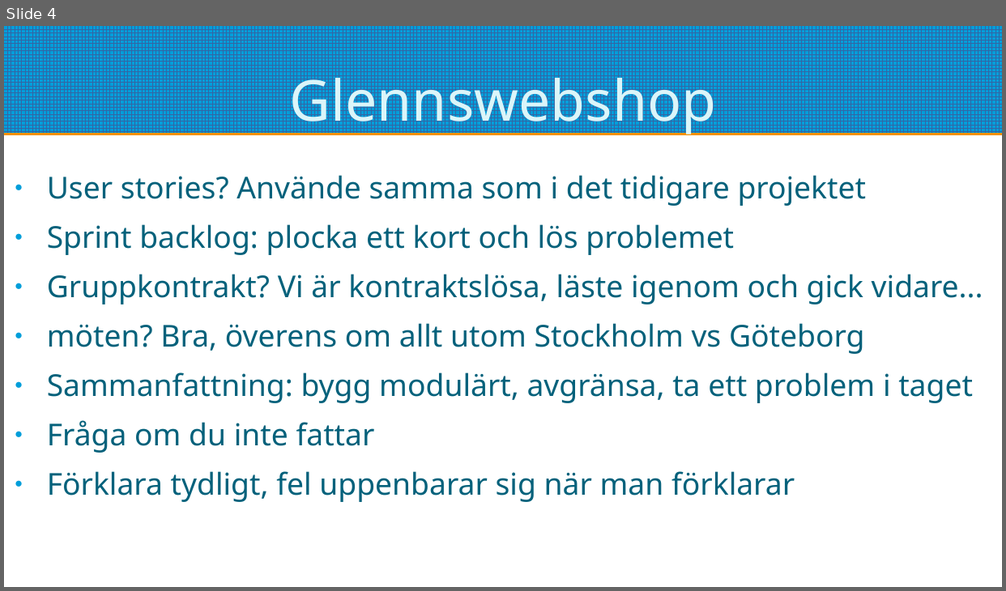
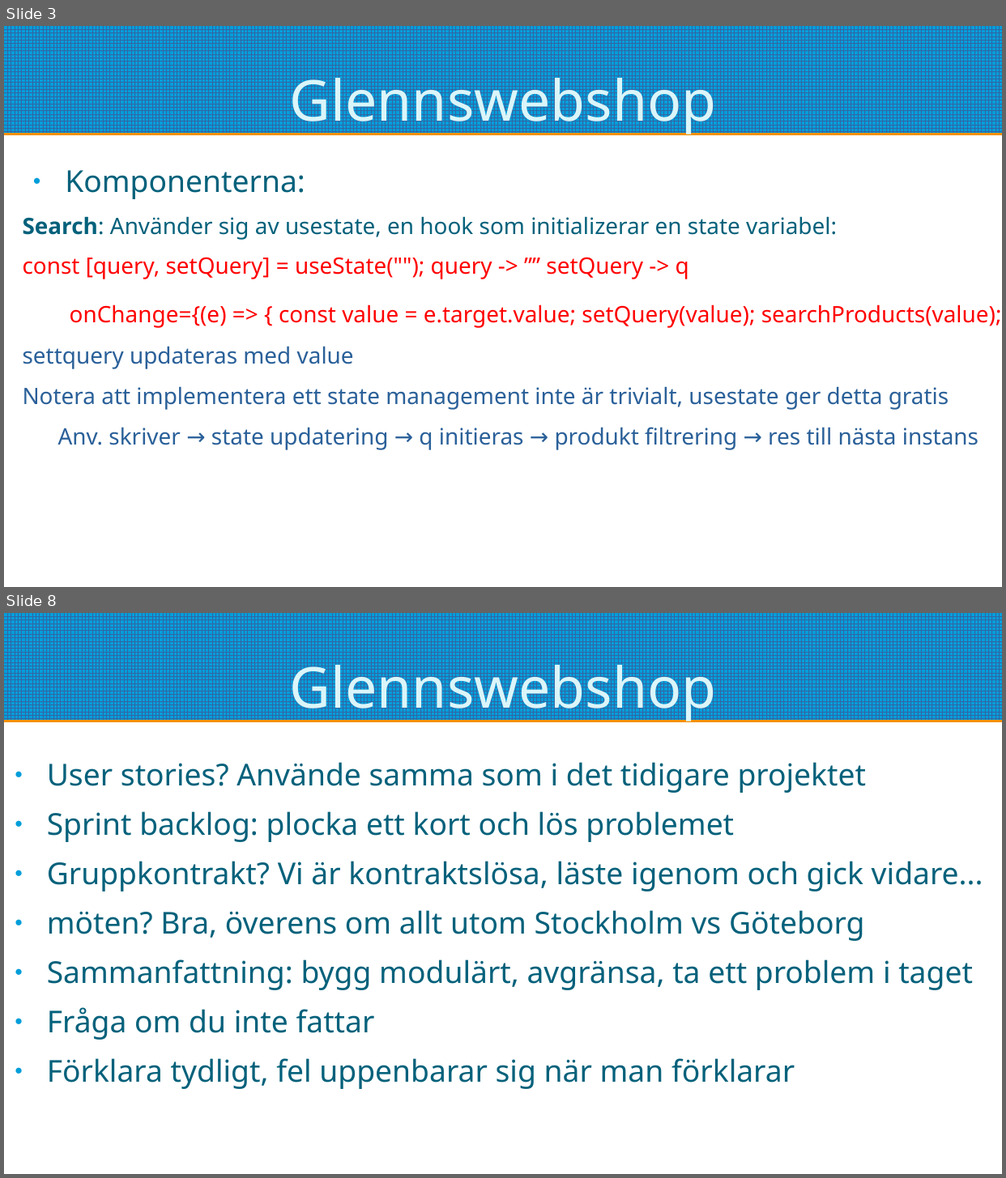
Before and after one commit to pontusOlssonGit/glenns-webshop, a slide deck: redovisning.odp. Shown one above the other, each under a label of ours: slide 4 before the commit, slides 3 and 8 after it; the slides between them are not shown. The pictures are 1006x591 and 1006x1178 pixels, drawn with LibreOffice and Linux fonts; fonts in the diff are those of the drawing. Boxes give left, top, right and bottom in pixels: in the first picture for what was removed or moved away, otherwise in the second. Text is boxed around its words. In the diff, an @@ line names an element or a change of style, - is before the commit and + after.

```diff
--- a/redovisning.odp
+++ b/redovisning.odp
@@ slide 3 added at bbox=[4, 26, 1002, 587], background #FFFFFF; not listed: 1 template element that a slide beside it also shows @@
@@ title added at bbox=[289, 68, 716, 135], 45 pt, text #DBF5F9 @@
+Glennswebshop
@@ text added at bbox=[23, 170, 1002, 450], 18 pt, text #2A6099 @@
+● Komponenterna:
+Search: Använder sig av usestate, en hook som initializerar en state variabel:
+const [query, setQuery] = useState(""); query -> ”” setQuery -> q
+onChange={(e) => { const value = e.target.value; setQuery(value); searchProducts(value); }
+settquery updateras med value
+Notera att implementera ett state management inte är trivialt, usestate ger detta gratis
+Anv. skriver → state updatering → q initieras → produkt filtrering → res till nästa instans
@@ what was slide 4 is now slide 8 @@
```
Also in this commit, not shown: 3 slides changed, 3 other slides added, 3 other files.
